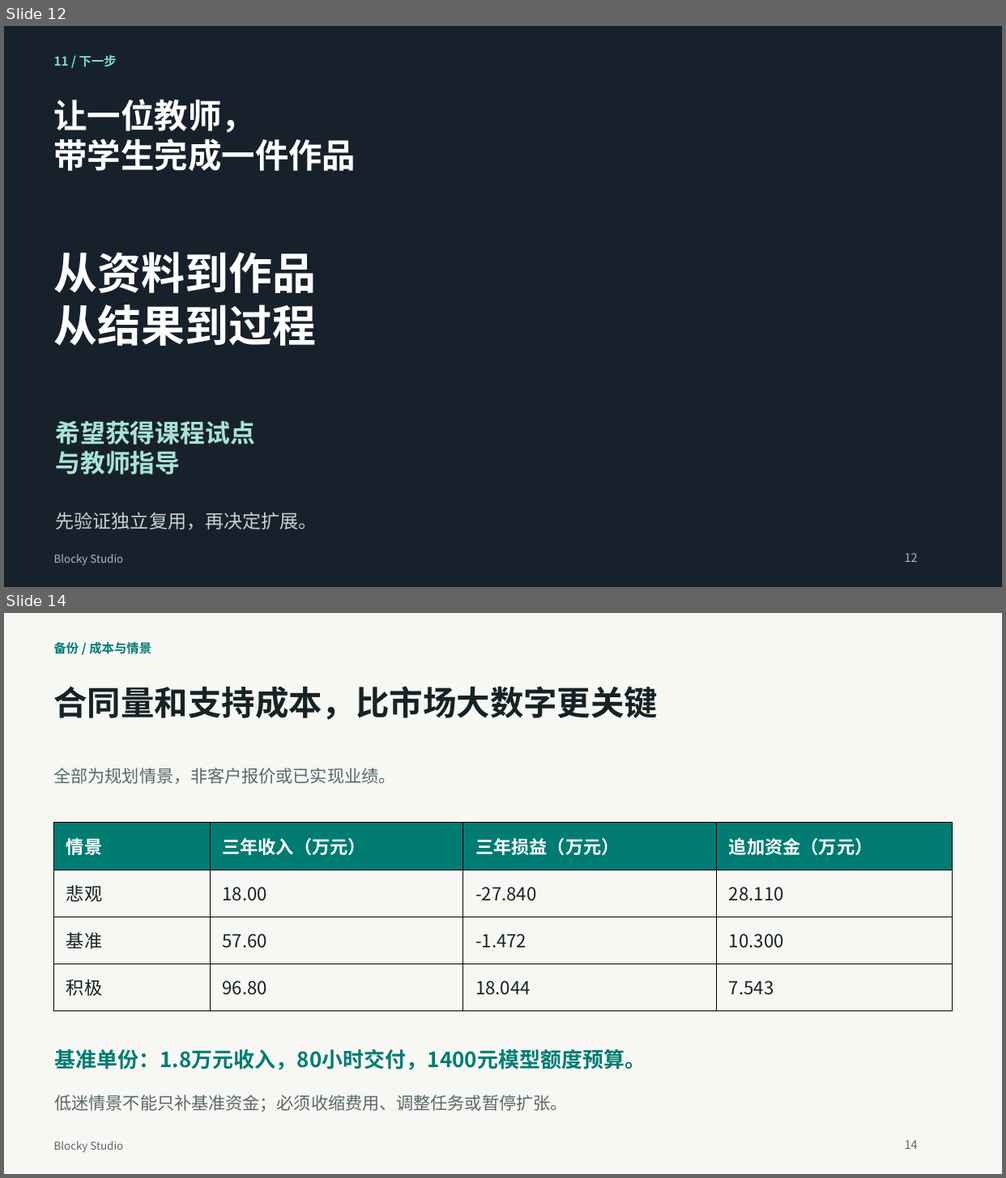
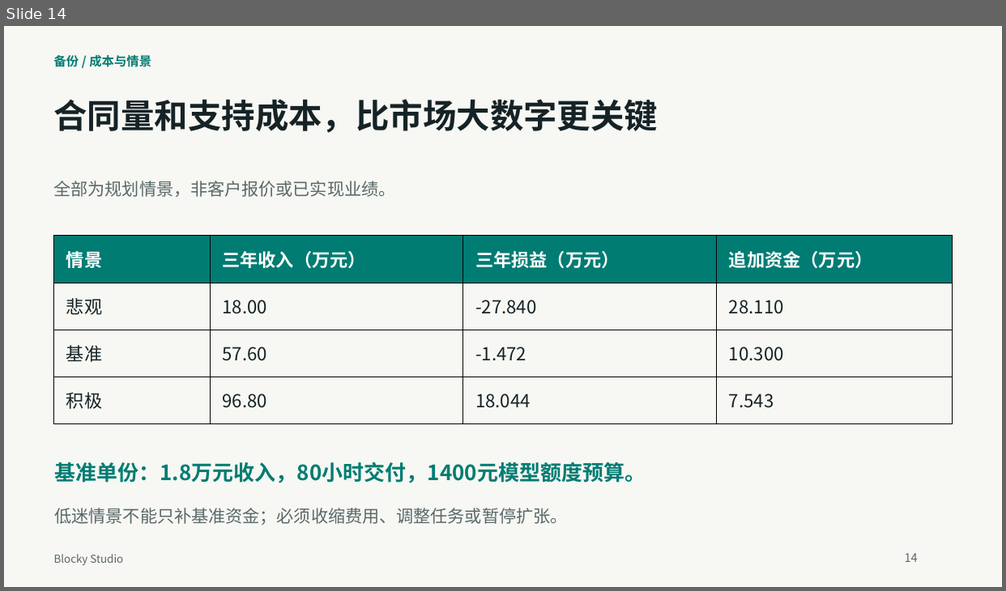
Before and after one commit to q2955161835-debug/Blocky-AI, a slide deck: doc/交付/2026-10-03-答辩与商业计划书/Blocky-Studio-新版答辩-2026-10-03.pptx. Shown one above the other, each under a label of ours: slides 12 and 14 before the commit, slide 14 after it; the slides between them are not shown. The pictures are 1006x1178 and 1006x591 pixels, drawn with LibreOffice and Linux fonts; fonts in the diff are those of the drawing; background and template pictures are left out. Boxes give left, top, right and bottom in pixels: in the first picture for what was removed or moved away, otherwise in the second. Text is boxed around its words. In the diff, an @@ line names an element or a change of style, - is before the commit and + after.

```diff
--- a/doc/交付/2026-10-03-答辩与商业计划书/Blocky-Studio-新版答辩-2026-10-03.pptx
+++ b/doc/交付/2026-10-03-答辩与商业计划书/Blocky-Studio-新版答辩-2026-10-03.pptx
@@ slide 12 removed at (4, 26, 1002, 587), background picture (left out) @@
@@ text removed at (54, 55, 117, 67) @@
-11 / 下一步
@@ text removed at (54, 99, 356, 171) @@
-让一位教师，
-带学生完成一件作品
@@ text removed at (54, 252, 316, 346) @@
-从资料到作品
-从结果到过程
@@ text removed at (56, 421, 255, 475) @@
-希望获得课程试点
-与教师指导
@@ text removed at (56, 512, 317, 530) @@
-先验证独立复用，再决定扩展。
@@ text removed at (54, 554, 123, 565) @@
-Blocky Studio
@@ text removed at (905, 553, 918, 562) @@
-12
```
Also in this commit, not shown: 9 slides changed, 4 slides added, 3 other slides removed, 16 other files.
